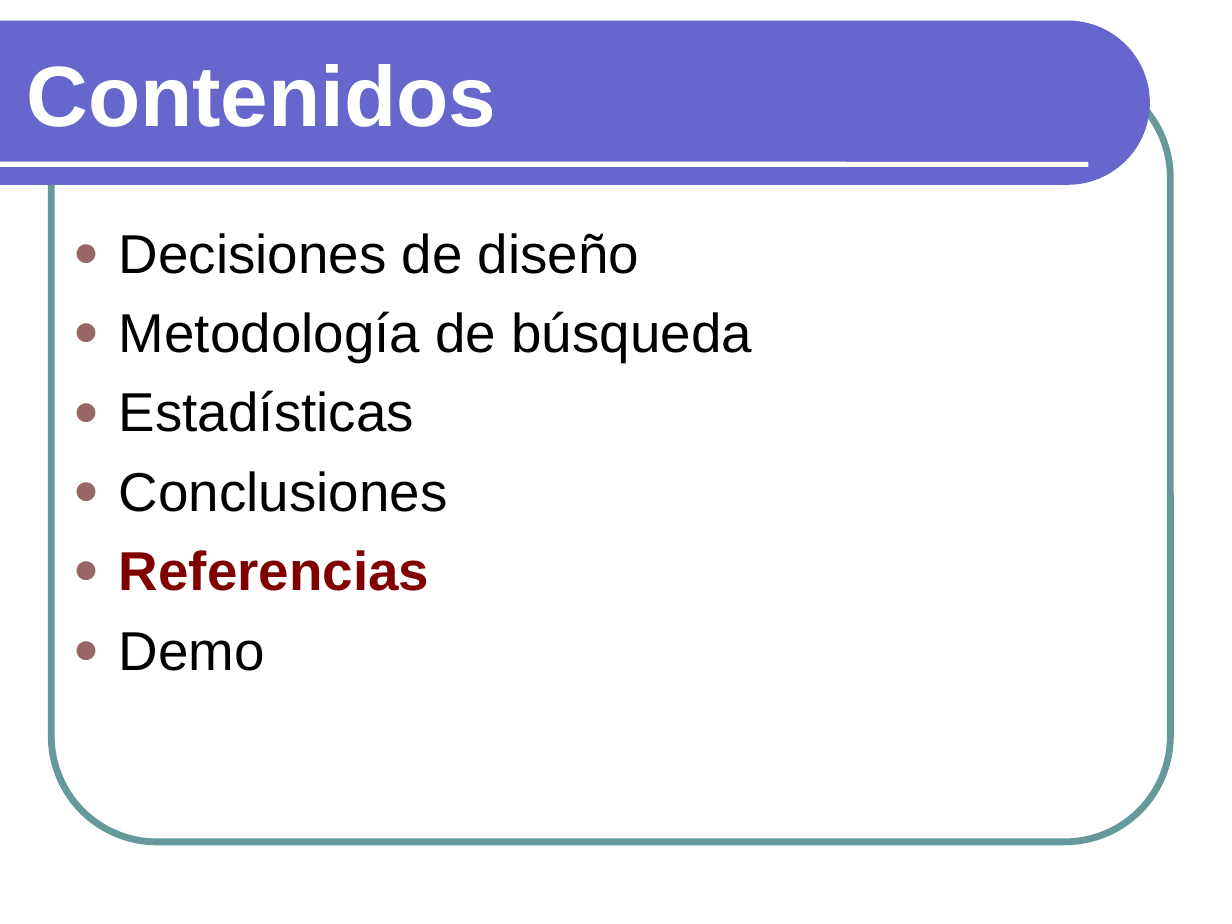
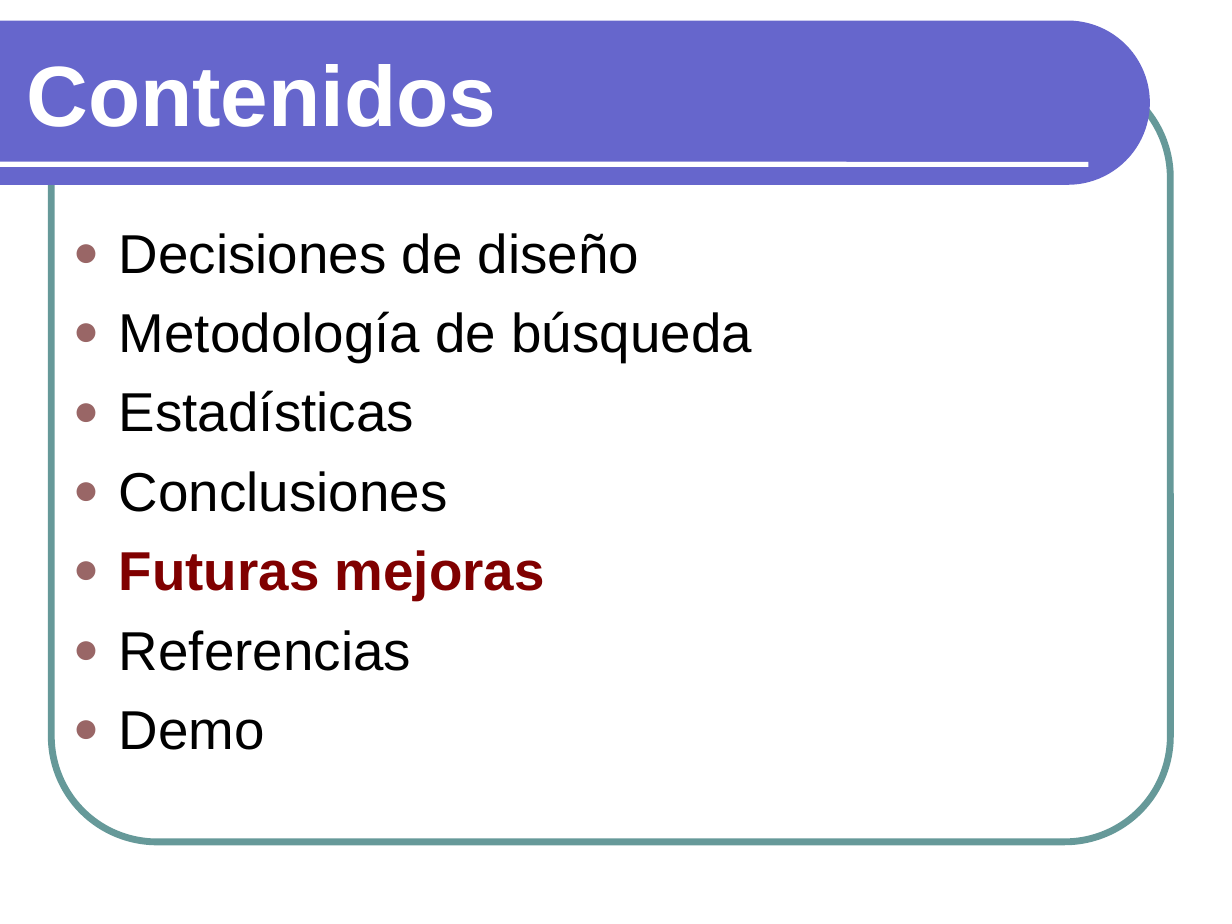
Before and after one commit to txedo/isi-practicas-5, a slide deck: slide 22 of ari/search-engine/doc/presentacion.odp. Drawn at 1232x924 pixels with LibreOffice and Linux fonts; fonts in the diff are those of the drawing. Boxes give left, top, right and bottom in pixels: in the first picture for what was removed or moved away, otherwise in the second. Text is boxed around its words. In the diff, an @@ line names an element or a change of style, - is before the commit and + after.

```diff
--- a/ari/search-engine/doc/presentacion.odp
+++ b/ari/search-engine/doc/presentacion.odp
@@ text at bbox=[119, 550, 545, 600]: paragraph added @@
+● Futuras mejoras
@@ text at bbox=[119, 630, 411, 671]: text colour #800000 to #000000, bold off in "Referencias" @@
```
Also in this commit, not shown: 17 other slides changed, 3 slides added, 1 slide removed, 4 other files.
